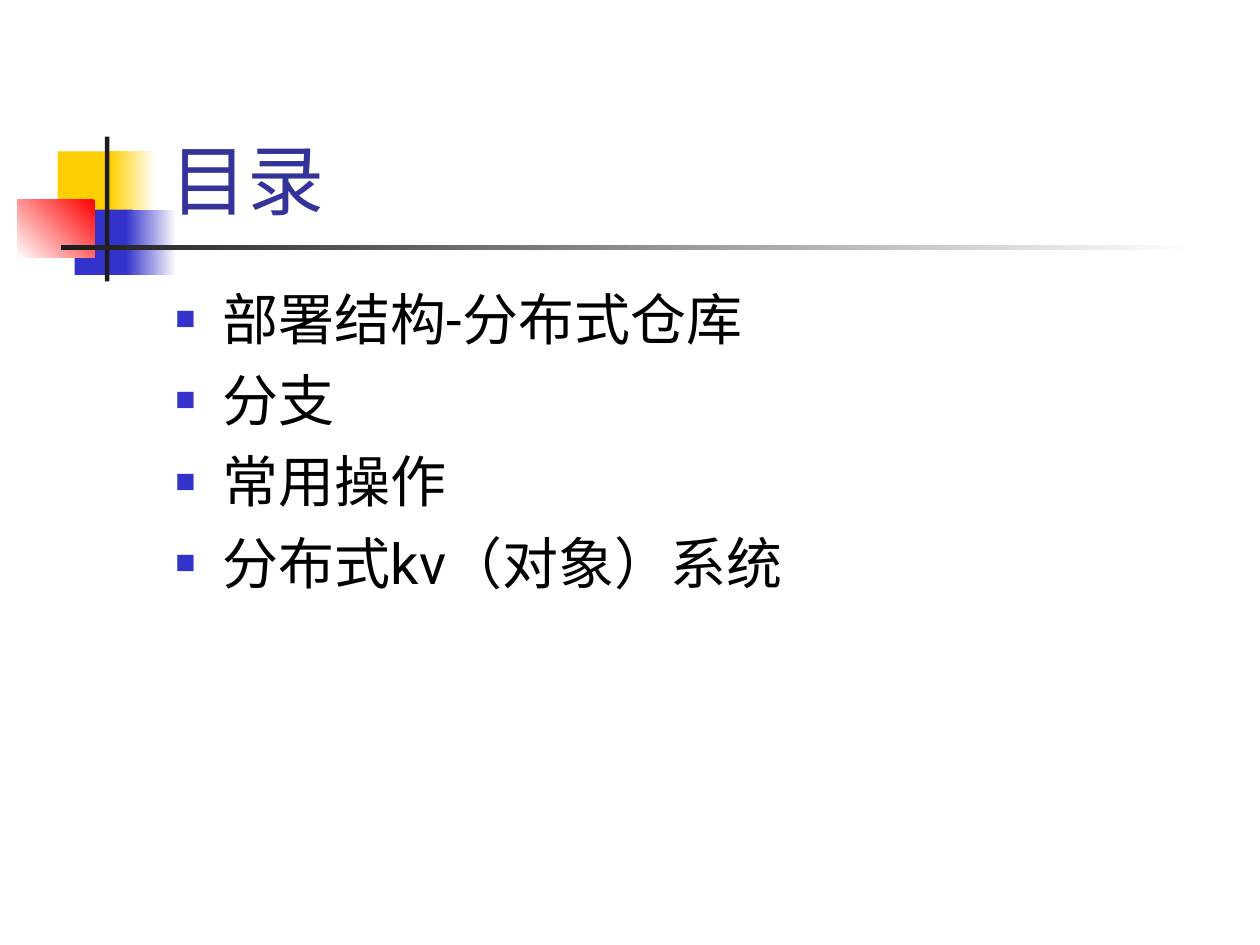
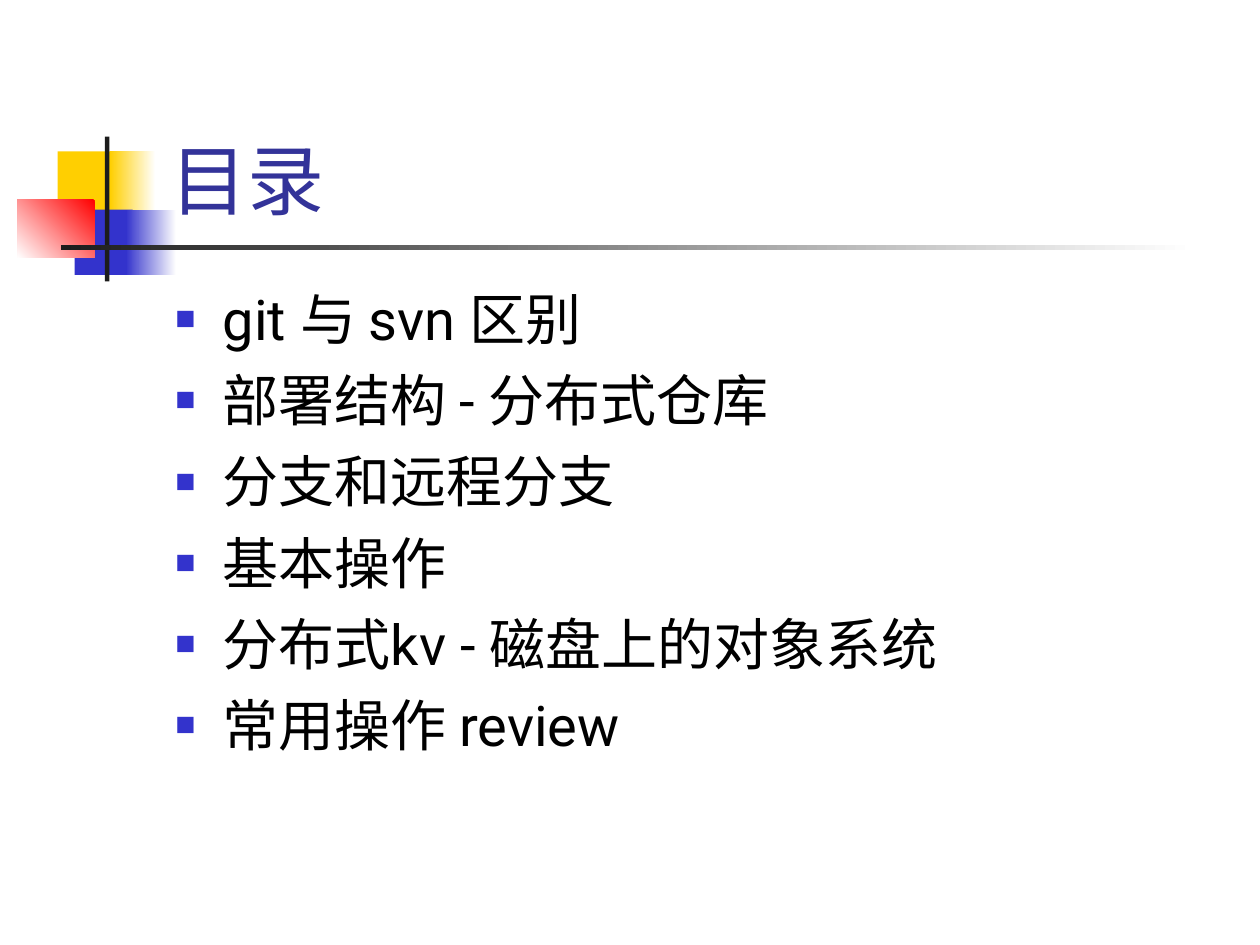
Before and after one commit to hanyong/git-inner-and-use, a slide deck: slide 2 of git-inner-and-use.ppt. Drawn at 1260x945 pixels with LibreOffice and Linux fonts; fonts in the diff are those of the drawing. Boxes give left, top, right and bottom in pixels: in the first picture for what was removed or moved away, otherwise in the second. Text is boxed around its words. In the diff, an @@ line names an element or a change of style, - is before the commit and + after.

Commit message:
ppt 添加部署结构对比

```diff
--- a/git-inner-and-use.ppt
+++ b/git-inner-and-use.ppt
@@ text at <box>223,294,938,751</box>: text changed @@
-■ 部署结构-分布式仓库
-■ 分支
-■ 常用操作
-■ 分布式kv（对象）系统
+■ git 与 svn 区别
+■ 部署结构 - 分布式仓库
+■ 分支和远程分支
+■ 基本操作
+■ 分布式kv - 磁盘上的对象系统
+■ 常用操作 review
```
Also in this commit, not shown: 2 other slides changed, 5 slides added, 1 other file.
